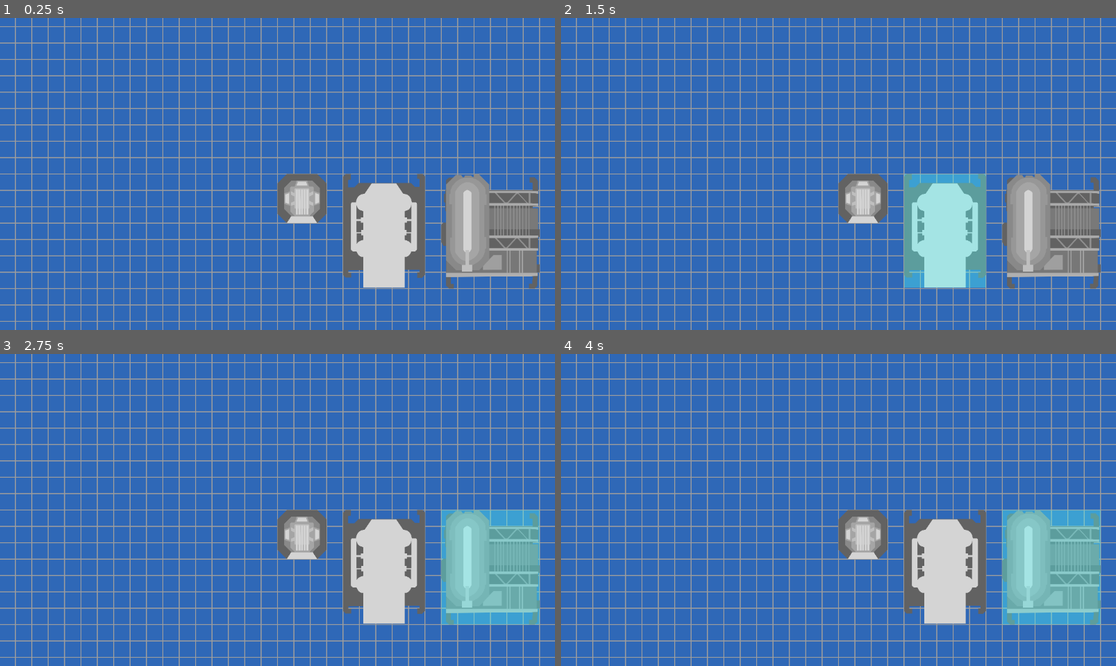
Above: before the commit, frames 1-4 (two rows, left to right).
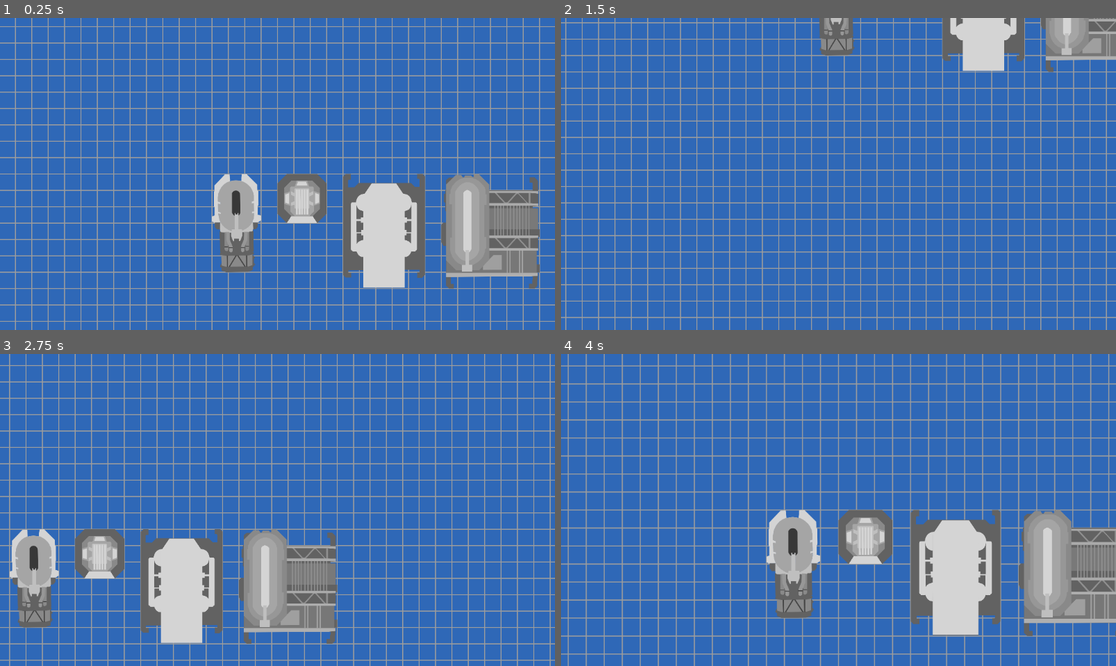
Above: after the commit, the same moments.

Repository: KadseLover/KadsePD-V2
Game: Godot game, scene res://Scenes/print.tscn
Two runs of this game, one before a commit and one after it. Both use one fixed random seed, a clock stepped at 60 frames per second and the inputs below.
Inputs (mouse positions are in pixels of both pictures, inside the frame that each line leads up to):
- Up to frame 1 (0.25 s): no input
- Up to frame 2 (1.5 s): tap Enter at 0.5 s; move the mouse to (860, 198) at 0.52 s; hold Down (Cam_down, bound only after the commit) 0.53-1.28 s; tap Left (Cam_left, bound only after the commit) at 0.8, 1.35 s; move the mouse to (943, 230) at 1.27 s
- Up to frame 3 (2.75 s): tap Right (Cam_right, bound only after the commit) at 1.55 s; tap M (Cam_reset, bound only after the commit) at 2 s; move the mouse to (488, 566) at 2.02 s; hold Right (Cam_right, bound only after the commit) from 2.03 s (still down); tap Up (Cam_up, bound only after the commit) at 2.3 s
- Up to frame 4 (4 s): move the mouse to (810, 572) at 2.77 s; release Right (Cam_right, bound only after the commit) at 2.78 s; tap Up (Cam_up, bound only after the commit) at 2.85 s; tap Middle mouse button (MMB, bound only after the commit) at 3.05, 3.6 s; tap M (Cam_reset, bound only after the commit) at 3.5 s; move the mouse to (1005, 556) at 3.52 s; tap Mouse wheel up (zoom_in, bound only after the commit) at 3.8 s

The runs differ from the first frame. In frame 1, 2.0% of the frame differs, in the area x 38-48%, y 49-82%; in frame 2, 38%; in frame 3, 45%, in the area x 0-100%, y 0-100%; in frame 4, 35%.

Commit message:
leck mich
Splitter hinzugefügt
Kamera geht jetzt

Diff:
--- a/kpd/Scenes/constructor.tscn
+++ b/kpd/Scenes/constructor.tscn
@@ -16,7 +16,7 @@
 offset_left = -297.0
 offset_top = -412.0
 offset_right = 297.0
-offset_bottom = 412.0
+offset_bottom = 419.0
 mouse_filter = 2
 color = Color(0.32549, 1, 1, 0.372549)
 
@@ -24,7 +24,6 @@
 
 [node name="CollisionShape2D" type="CollisionShape2D" parent="Area2D"]
 position = Vector2(-0.458282, 0.33075)
-scale = Vector2(1, 1)
 shape = SubResource("RectangleShape2D_xanw3")
 
 [connection signal="mouse_entered" from="Area2D" to="." method="_on_mouse_entered"]
--- a/kpd/Scenes/foundry.tscn
+++ b/kpd/Scenes/foundry.tscn
@@ -24,7 +24,6 @@
 
 [node name="CollisionShape2D" type="CollisionShape2D" parent="Area2D"]
 position = Vector2(9.15527e-05, 9.15527e-05)
-scale = Vector2(1, 1)
 shape = SubResource("RectangleShape2D_w2y1c")
 
 [connection signal="mouse_entered" from="Area2D" to="." method="_on_mouse_entered"]
--- a/kpd/Scenes/print.tscn
+++ b/kpd/Scenes/print.tscn
@@ -1,10 +1,12 @@
-[gd_scene load_steps=8 format=4 uid="uid://bmafffcarojsq"]
+[gd_scene load_steps=10 format=4 uid="uid://bmafffcarojsq"]
 
 [ext_resource type="Texture2D" uid="uid://c1a07canohjxf" path="res://Assets/Anderes/Sub-Found.png" id="1_v27ud"]
 [ext_resource type="Script" path="res://Scripts/map.gd" id="2_pmsod"]
+[ext_resource type="Script" path="res://Scripts/camera.gd" id="3_37iuq"]
 [ext_resource type="PackedScene" uid="uid://esdyxso1muty" path="res://Scenes/splitter.tscn" id="3_ho378"]
 [ext_resource type="PackedScene" uid="uid://cnrv4rjx31kjn" path="res://Scenes/constructor.tscn" id="4_xkv15"]
 [ext_resource type="PackedScene" uid="uid://b1l0yc27p1bfx" path="res://Scenes/foundry.tscn" id="5_84es4"]
+[ext_resource type="PackedScene" uid="uid://ccwqmp46jhl1d" path="res://Scenes/smelter.tscn" id="7_urbch"]
 
 [sub_resource type="TileSetAtlasSource" id="TileSetAtlasSource_ogckg"]
 texture = ExtResource("1_v27ud")
@@ -23,8 +25,9 @@
 script = ExtResource("2_pmsod")
 
 [node name="Camera2D" type="Camera2D" parent="."]
+script = ExtResource("3_37iuq")
 
-[node name="Splitter_te" parent="." instance=ExtResource("3_ho378")]
+[node name="Splitter" parent="." instance=ExtResource("3_ho378")]
 position = Vector2(51, 51)
 
 [node name="Constructor" parent="." instance=ExtResource("4_xkv15")]
@@ -32,3 +35,6 @@
 
 [node name="Node2D" parent="." instance=ExtResource("5_84es4")]
 position = Vector2(442, 119)
+
+[node name="Smelter" parent="." instance=ExtResource("7_urbch")]
+position = Vector2(-85, 102)
--- /dev/null
+++ b/kpd/Scenes/smelter.tscn
@@ -0,0 +1,30 @@
+[gd_scene load_steps=4 format=3 uid="uid://ccwqmp46jhl1d"]
+
+[ext_resource type="Texture2D" uid="uid://dy56m2cwh6bj2" path="res://Assets/Buildings/Smelter.png" id="1_kp1qt"]
+[ext_resource type="Script" path="res://Scripts/building.gd" id="2_tl5iw"]
+
+[sub_resource type="RectangleShape2D" id="RectangleShape2D_b2gh2"]
+size = Vector2(249.462, 504.593)
+
+[node name="Smelter" type="Sprite2D"]
+position = Vector2(51.1289, 102.14)
+scale = Vector2(0.410251, 0.405008)
+texture = ExtResource("1_kp1qt")
+script = ExtResource("2_tl5iw")
+
+[node name="Overlay" type="ColorRect" parent="."]
+offset_left = -125.0
+offset_top = -252.0
+offset_right = 125.0
+offset_bottom = 252.0
+mouse_filter = 2
+color = Color(0.32549, 1, 1, 0.372549)
+
+[node name="Area2D" type="Area2D" parent="."]
+
+[node name="CollisionShape2D" type="CollisionShape2D" parent="Area2D"]
+position = Vector2(0, -1.52588e-05)
+shape = SubResource("RectangleShape2D_b2gh2")
+
+[connection signal="mouse_entered" from="Area2D" to="." method="_on_mouse_entered"]
+[connection signal="mouse_exited" from="Area2D" to="." method="_on_mouse_exited"]
--- a/kpd/Scenes/splitter.tscn
+++ b/kpd/Scenes/splitter.tscn
@@ -24,7 +24,6 @@
 
 [node name="CollisionShape2D" type="CollisionShape2D" parent="Area2D"]
 position = Vector2(0.0881958, 0)
-scale = Vector2(1, 1)
 shape = SubResource("RectangleShape2D_1xev0")
 
 [connection signal="mouse_entered" from="Area2D" to="." method="_on_mouse_entered"]
--- a/kpd/Scripts/building.gd
+++ b/kpd/Scripts/building.gd
@@ -9,6 +9,7 @@
 	Overlay.hide()
 
 func _input(event: InputEvent) -> void:
+	#Check ob auf dem Building Mouse Input is
 	if Input.is_action_pressed("LMB") and mouse_in:
 		dragging = true
 		offset_ = position - Global.g_tile_pos
--- /dev/null
+++ b/kpd/Scripts/camera.gd
@@ -0,0 +1,68 @@
+extends Camera2D
+
+var mouse_start_pos
+var screen_start_position
+var dragging = false
+var Cam_y
+var Cam_x
+var zoom_scale = 1
+var Speed = 10
+var _zoom = 1
+var zoom_str = 0.1
+
+func _ready() -> void:
+	#Kamera Zentrieren
+	Cam_y = position.y
+	Cam_x = position.x
+
+func _input(event: InputEvent) -> void:
+	#Mouse Movement
+	if event.is_action("MMB"):
+		if event.is_pressed():
+			mouse_start_pos = event.position
+			screen_start_position = position
+			dragging = true
+		else:
+			dragging = false
+	elif event is InputEventMouseMotion and dragging:
+		position = zoom_scale * (mouse_start_pos - event.position) + screen_start_position
+		Cam_y = position.y
+		Cam_x = position.x
+
+func _process(delta: float) -> void:
+	#Movement
+	if Input.is_action_pressed("Cam_down"):
+		Cam_y += Speed
+		self.set_position(Vector2(Cam_x, Cam_y))
+
+	if Input.is_action_pressed("Cam_up"):
+		Cam_y -= Speed
+		self.set_position(Vector2(Cam_x, Cam_y))
+
+	if Input.is_action_pressed("Cam_right"):
+		Cam_x += Speed
+		self.set_position(Vector2(Cam_x, Cam_y))
+
+	if Input.is_action_pressed("Cam_left"):
+		Cam_x -= Speed
+		self.set_position(Vector2(Cam_x, Cam_y))
+
+	if Input.is_action_just_pressed("Cam_reset"):
+		Cam_x = 0
+		Cam_y = 0
+		zoom = Vector2(1,1)
+		self.set_position(Vector2(Cam_x, Cam_y))
+
+	#Zoom
+	if Input.is_action_just_pressed("zoom_in"):
+			if _zoom <= 1.5:
+				_zoom += zoom_str
+				if zoom_scale >= 0.3:
+					zoom_scale -= zoom_str
+				self.set_zoom(Vector2(_zoom, _zoom))
+
+	if Input.is_action_just_pressed("zoom_out"):
+		if _zoom > 0.6:
+			_zoom -= zoom_str
+			zoom_scale += zoom_str
+			self.set_zoom(Vector2(_zoom, _zoom))
--- a/kpd/Scripts/map.gd
+++ b/kpd/Scripts/map.gd
@@ -2,10 +2,9 @@
 
 var local_pos
 
-func _ready() -> void:
-	pass # Replace with function body.
-
-
 func _process(delta: float) -> void:
+	# "local_pos" is die locale Koordinate der tilemap von der tile auf der
+	# die Maus ist; g_tile_pos is ne Globale var in der die Locale Koordinate
+	# in die Global Koordinate der Tile umgewandelt wird
 	local_pos = local_to_map(get_global_mouse_position())
 	Global.g_tile_pos = map_to_local(local_pos)
--- a/kpd/project.godot
+++ b/kpd/project.godot
@@ -25,6 +25,46 @@
 "events": [Object(InputEventMouseButton,"resource_local_to_scene":false,"resource_name":"","device":-1,"window_id":0,"a …(257 unchanged characters)…
 ]
 }
+MMB={
+"deadzone": 0.5,
+"events": [Object(InputEventMouseButton,"resource_local_to_scene":false,"resource_name":"","device":-1,"window_id":0,"alt_pressed":false,"shift_pressed":false,"ctrl_pressed":false,"meta_pressed":false,"button_mask":4,"position":Vector2(299, 22),"global_position":Vector2(308, 68),"factor":1.0,"button_index":3,"canceled":false,"pressed":true,"double_click":false,"script":null)
+]
+}
+Cam_down={
+"deadzone": 0.5,
+"events": [Object(InputEventKey,"resource_local_to_scene":false,"resource_name":"","device":-1,"window_id":0,"alt_pressed":false,"shift_pressed":false,"ctrl_pressed":false,"meta_pressed":false,"pressed":false,"keycode":0,"physical_keycode":4194322,"key_label":0,"unicode":0,"location":0,"echo":false,"script":null)
+]
+}
+Cam_up={
+"deadzone": 0.5,
+"events": [Object(InputEventKey,"resource_local_to_scene":false,"resource_name":"","device":-1,"window_id":0,"alt_pressed":false,"shift_pressed":false,"ctrl_pressed":false,"meta_pressed":false,"pressed":false,"keycode":0,"physical_keycode":4194320,"key_label":0,"unicode":0,"location":0,"echo":false,"script":null)
+]
+}
+Cam_left={
+"deadzone": 0.5,
+"events": [Object(InputEventKey,"resource_local_to_scene":false,"resource_name":"","device":-1,"window_id":0,"alt_pressed":false,"shift_pressed":false,"ctrl_pressed":false,"meta_pressed":false,"pressed":false,"keycode":0,"physical_keycode":4194319,"key_label":0,"unicode":0,"location":0,"echo":false,"script":null)
+]
+}
+Cam_right={
+"deadzone": 0.5,
+"events": [Object(InputEventKey,"resource_local_to_scene":false,"resource_name":"","device":-1,"window_id":0,"alt_pressed":false,"shift_pressed":false,"ctrl_pressed":false,"meta_pressed":false,"pressed":false,"keycode":0,"physical_keycode":4194321,"key_label":0,"unicode":0,"location":0,"echo":false,"script":null)
+]
+}
+Cam_reset={
+"deadzone": 0.5,
+"events": [Object(InputEventKey,"resource_local_to_scene":false,"resource_name":"","device":-1,"window_id":0,"alt_pressed":false,"shift_pressed":false,"ctrl_pressed":false,"meta_pressed":false,"pressed":false,"keycode":0,"physical_keycode":77,"key_label":0,"unicode":109,"location":0,"echo":false,"script":null)
+]
+}
+zoom_in={
+"deadzone": 0.5,
+"events": [Object(InputEventMouseButton,"resource_local_to_scene":false,"resource_name":"","device":-1,"window_id":0,"alt_pressed":false,"shift_pressed":false,"ctrl_pressed":false,"meta_pressed":false,"button_mask":8,"position":Vector2(280, 1),"global_position":Vector2(289, 47),"factor":1.0,"button_index":4,"canceled":false,"pressed":true,"double_click":false,"script":null)
+]
+}
+zoom_out={
+"deadzone": 0.5,
+"events": [Object(InputEventMouseButton,"resource_local_to_scene":false,"resource_name":"","device":-1,"window_id":0,"alt_pressed":false,"shift_pressed":false,"ctrl_pressed":false,"meta_pressed":false,"button_mask":16,"position":Vector2(36, 3),"global_position":Vector2(45, 49),"factor":1.0,"button_index":5,"canceled":false,"pressed":true,"double_click":false,"script":null)
+]
+}
 
 [rendering]
 
